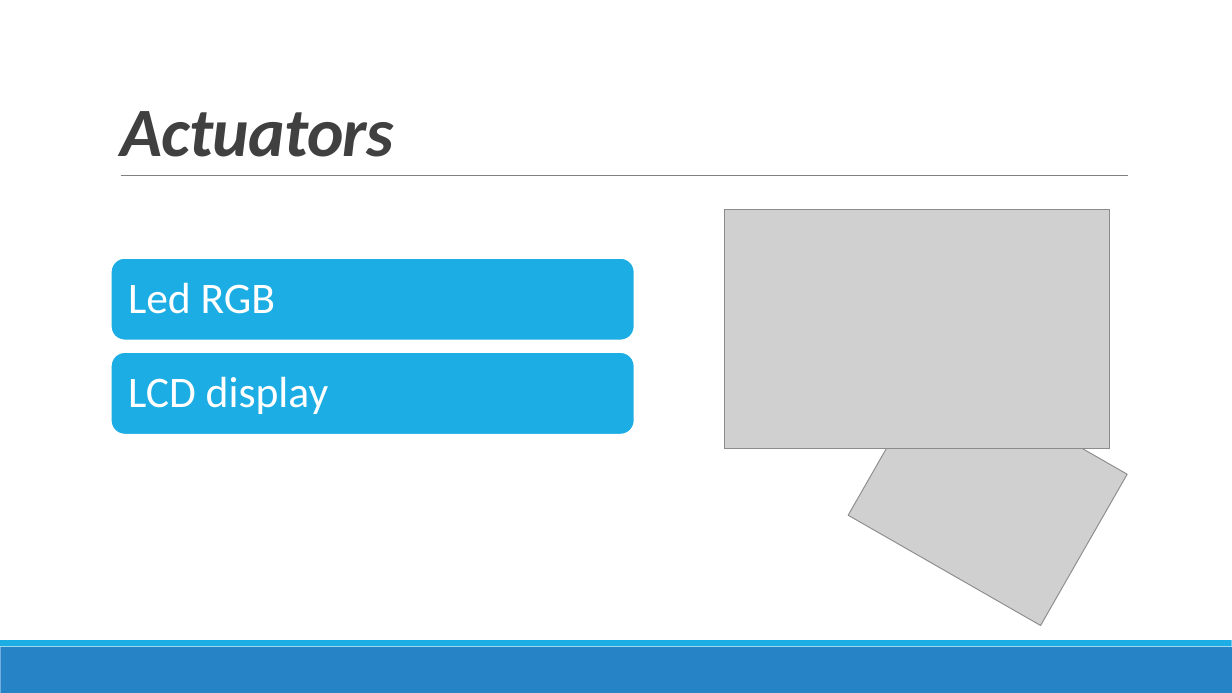
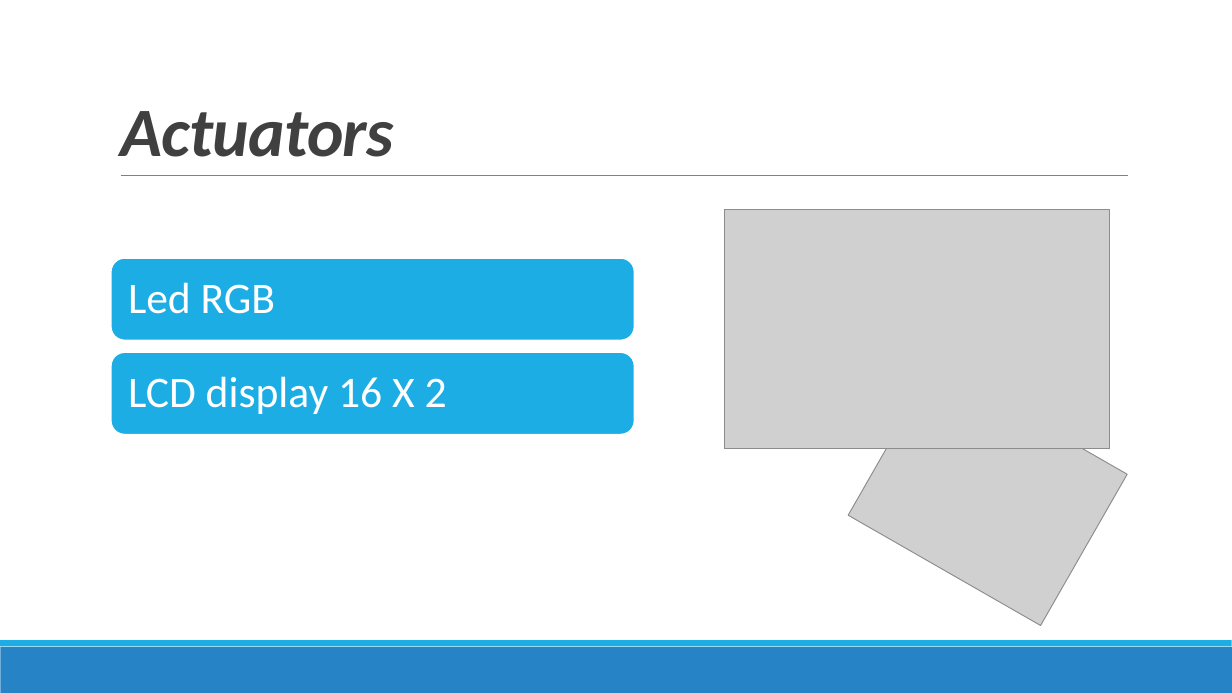
Before and after one commit to sarapeddy/drying-rack-smart, a slide deck: slide 26 of SMART STENDINO.pptx. Drawn at 1232x693 pixels with LibreOffice and Linux fonts; fonts in the diff are those of the drawing; grey boxes stand for pictures. Boxes give left, top, right and bottom in pixels: in the first picture for what was removed or moved away, otherwise in the second. Text is boxed around its words. In the diff, an @@ line names an element or a change of style, - is before the commit and + after.

```diff
--- a/SMART STENDINO.pptx
+++ b/SMART STENDINO.pptx
@@ text at box(128, 376, 447, 414): text changed @@
-LCD display
+LCD display 16 X 2
```
Also in this commit, not shown: 1 other slide changed.
